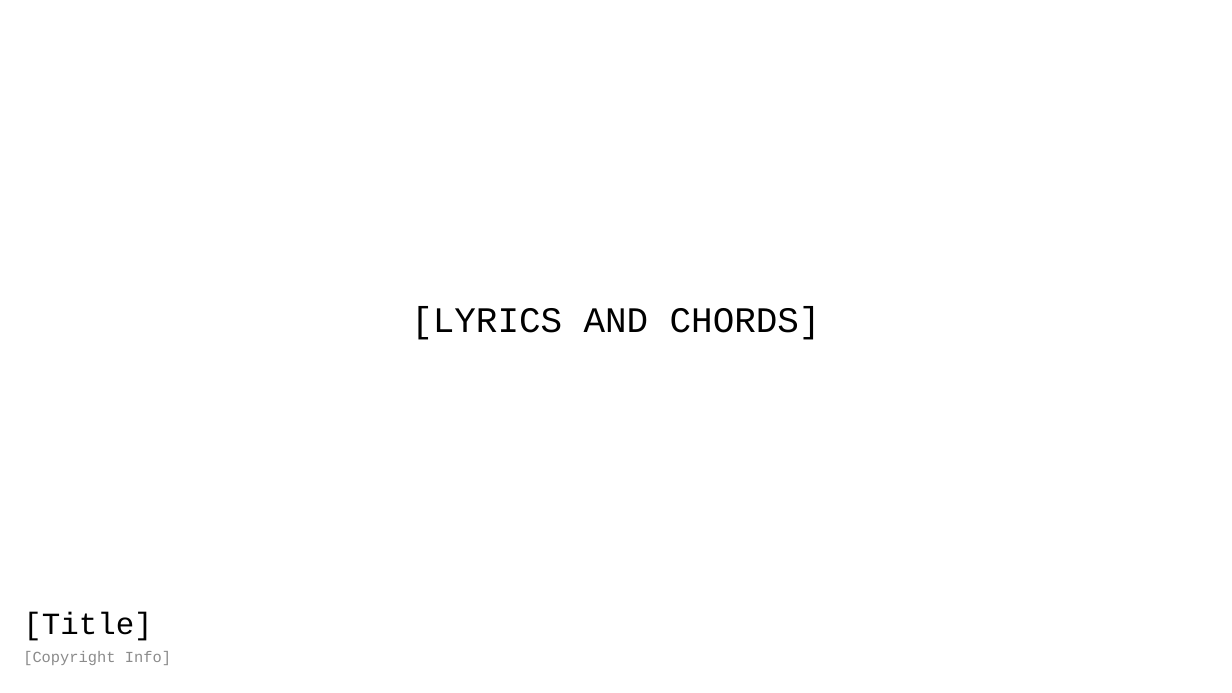
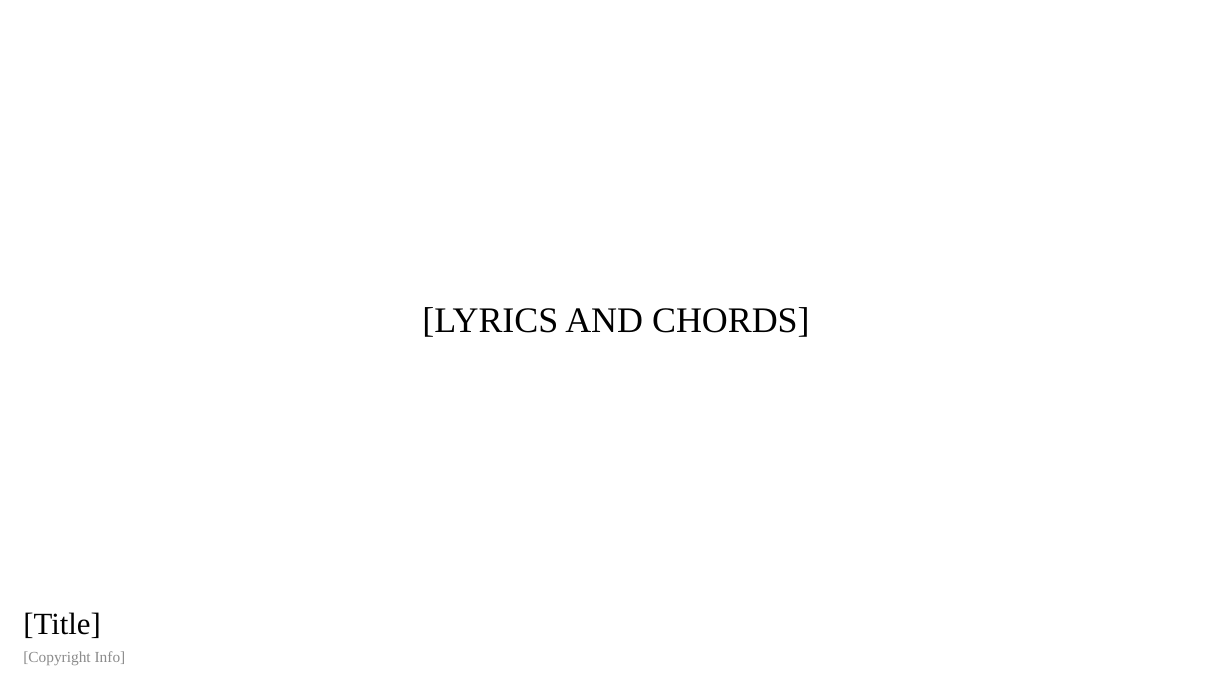
Before and after one commit to Gideonlau1967/LyricSlide-Pro, a slide deck: slide 1 of Song Template 2.pptx. Drawn at 1232x693 pixels with LibreOffice and Linux fonts; fonts in the diff are those of the drawing; background and template pictures are left out. Boxes give left, top, right and bottom in pixels: in the first picture for what was removed or moved away, otherwise in the second. Text is boxed around its words. In the diff, an @@ line names an element or a change of style, - is before the commit and + after.

```diff
--- a/Song Template 2.pptx
+++ b/Song Template 2.pptx
@@ font Courier New to Times New Roman in 3 elements at [422,307,810,337], [23,612,101,638], [23,651,126,665] @@
```
Also in this commit, not shown: 3 other files.
